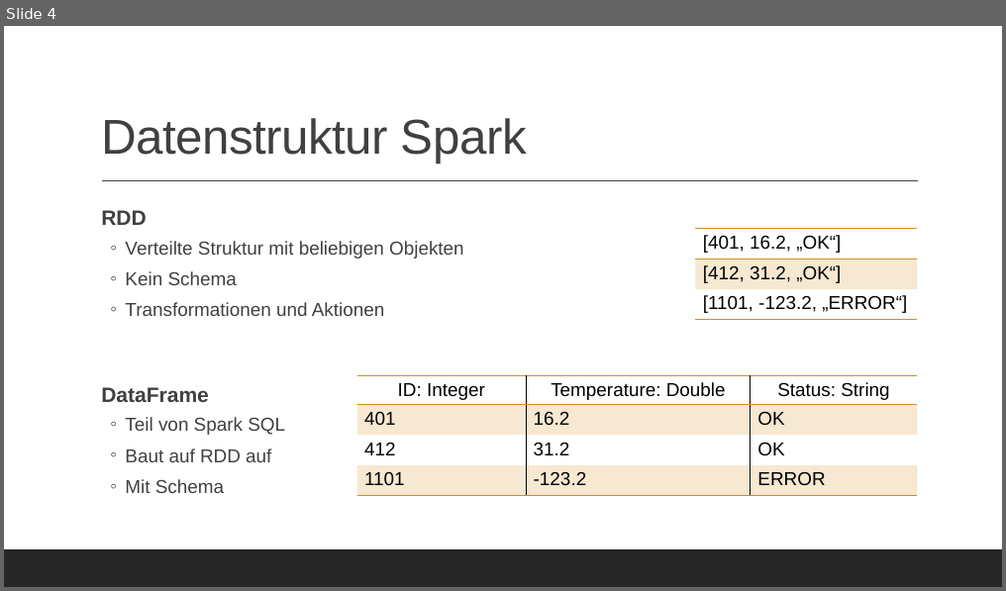
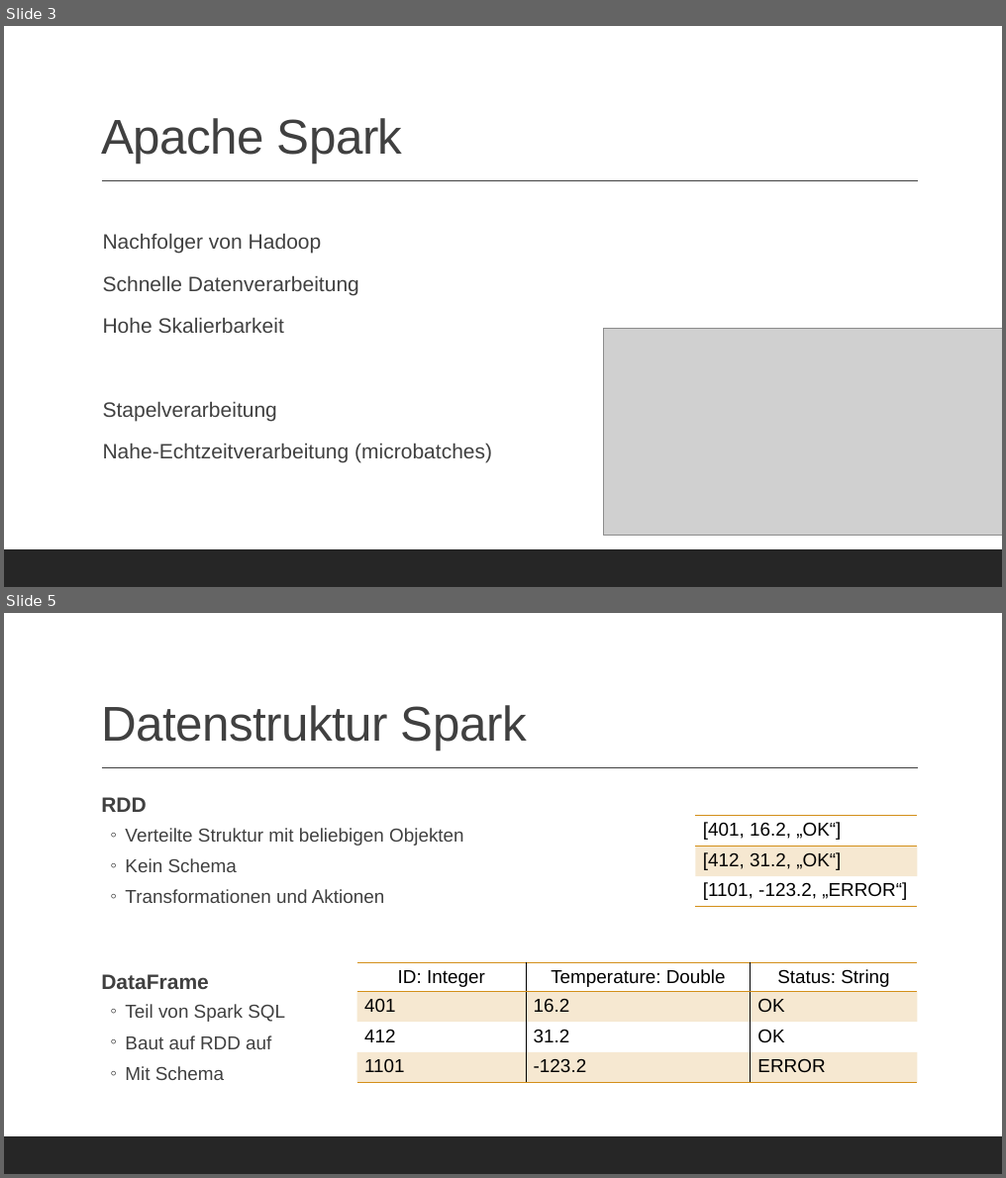
Before and after one commit to elisahub/bd-spark-bus-data, a slide deck: Presentation.pptx. Shown one above the other, each under a label of ours: slide 4 before the commit, slides 3 and 5 after it; the slides between them are not shown. The pictures are 1006x591 and 1006x1178 pixels, drawn with LibreOffice and Linux fonts; fonts in the diff are those of the drawing; grey boxes stand for pictures. Boxes give left, top, right and bottom in pixels: in the first picture for what was removed or moved away, otherwise in the second. Text is boxed around its words. In the diff, an @@ line names an element or a change of style, - is before the commit and + after.

```diff
--- a/Presentation.pptx
+++ b/Presentation.pptx
@@ slide 3 added at [4, 26, 1002, 587], background #FFFFFF; not listed: 2 template elements that a slide beside it also shows @@
@@ title added at [101, 118, 403, 164], 47 pt, text #404040 @@
+Apache Spark
@@ text added at [103, 233, 492, 464], 20 pt, text #404040 @@
+Nachfolger von Hadoop
+Schnelle Datenverarbeitung
+Hohe Skalierbarkeit
+Stapelverarbeitung
+Nahe-Echtzeitverarbeitung (microbatches)
@@ picture added at [604, 329, 1002, 535] @@
@@ what was slide 4 is now slide 5 @@
```
Also in this commit, not shown: 3 slides changed, 5 other slides added, 5 slides removed, 4 other files.
